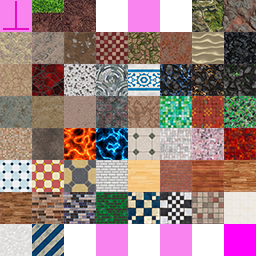
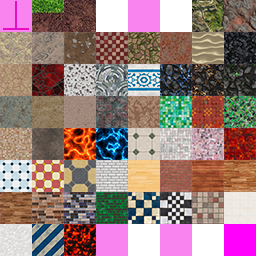
Before/after of a w=256, h=256 layered artwork. What changed in the layer stack:
renamed "tile-256x256-032" to "tile-256x256-058", painted on it over (x1=64, y1=224, x2=96, y2=256)
